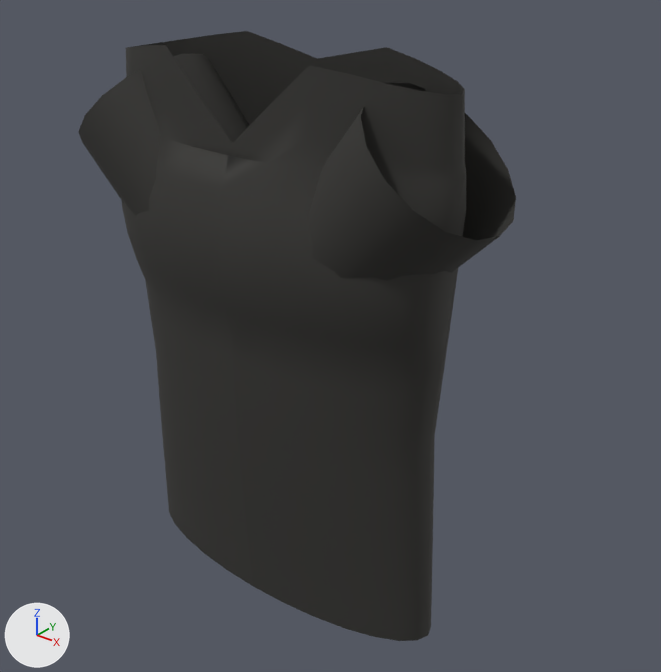
The glTF model frontend/public/garments/tshirt-fitted/model.glb: old version first, new version second.
One viewpoint serves both versions: a camera (50 mm lens) standing at (0.591, -0.657, 0.38) and looking at (0.042, 0.03, -0.046). Every picture has the same lights, and +X, +Y and +Z are marked at lower left. The first picture is the older version. Where no turn or scale is listed for an object, it has been applied to the vertices.

Objects in the first picture: 'left_sleeve', 'right_sleeve', 'torso'.
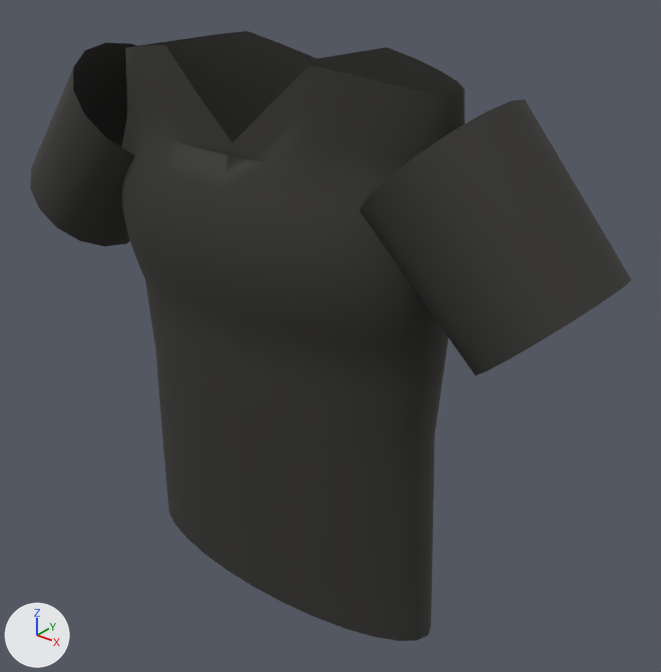
Location of each change, (x1, y1, x2, y2) in pixels of the pictures (661 x 672 px):
'left_sleeve', turned: before (307, 83, 516, 280); after (359, 99, 631, 376)
'right_sleeve', turned: before (78, 54, 249, 216); after (30, 43, 137, 247)

The change, as a diff of the scene's bpy script:
```diff
--- a/frontend/public/garments/tshirt-fitted/model.glb.py
+++ b/frontend/public/garments/tshirt-fitted/model.glb.py
@@ ob_left_sleeve @@
 ob_left_sleeve.location = (0.187, 0.0, 0.176)
-ob_left_sleeve.rotation_euler = (0.0, 0.748, 0.0)  # degrees (0, 43, 0)
+ob_left_sleeve.rotation_euler = (0.0, -0.748, 0.0)  # degrees (0, -43, 0)
@@ ob_right_sleeve @@
 ob_right_sleeve.location = (-0.187, 0.0, 0.176)
-ob_right_sleeve.rotation_euler = (0.0, -0.748, 0.0)  # degrees (0, -43, 0)
+ob_right_sleeve.rotation_euler = (0.0, 0.748, 0.0)  # degrees (0, 43, 0)
```
